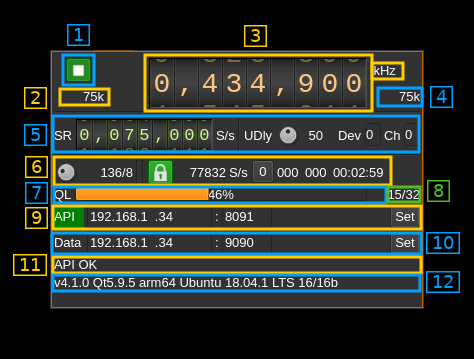
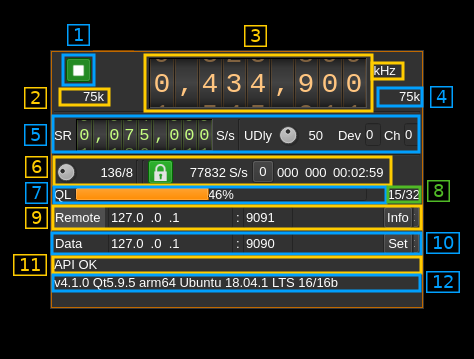
The second 474 × 359 image is a revision of the first. Changes to its layers:
added layer "Patch_01" above "2018-09-15-104115_378x309_scrot.png" over [54, 207, 414, 253]
